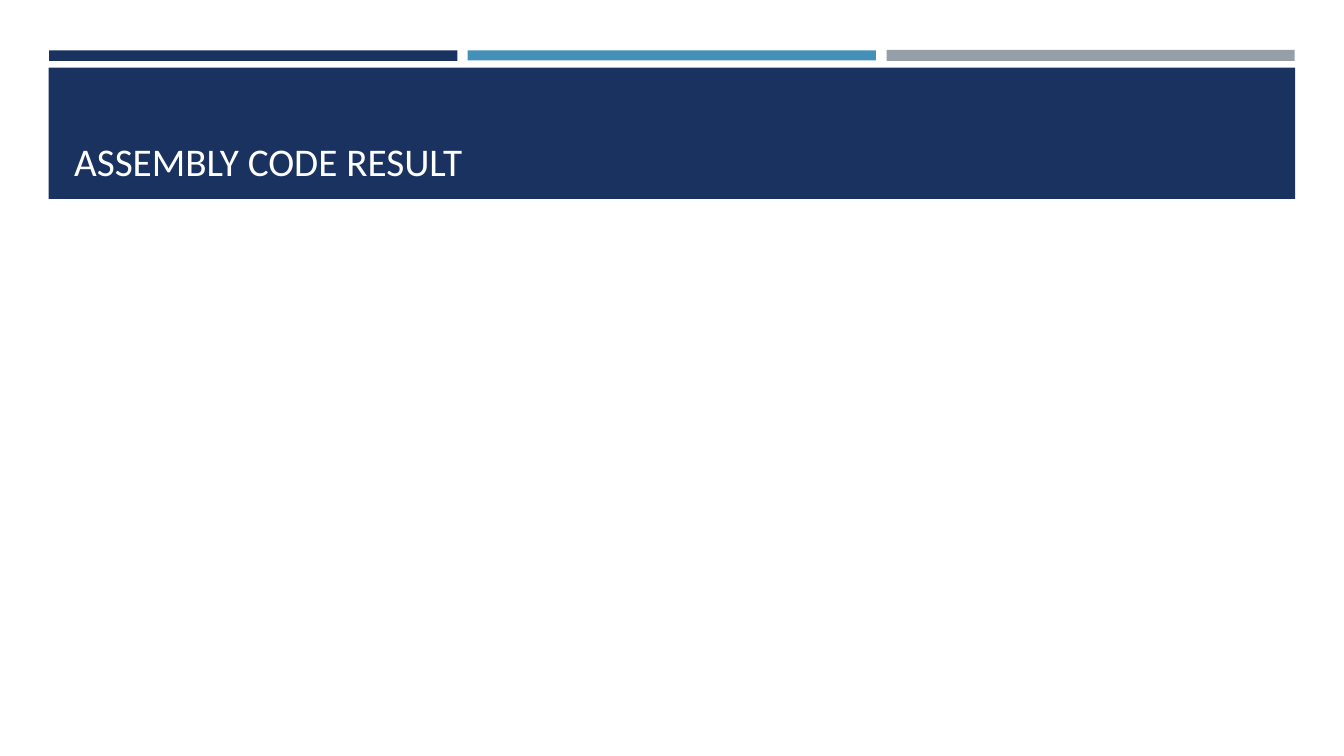
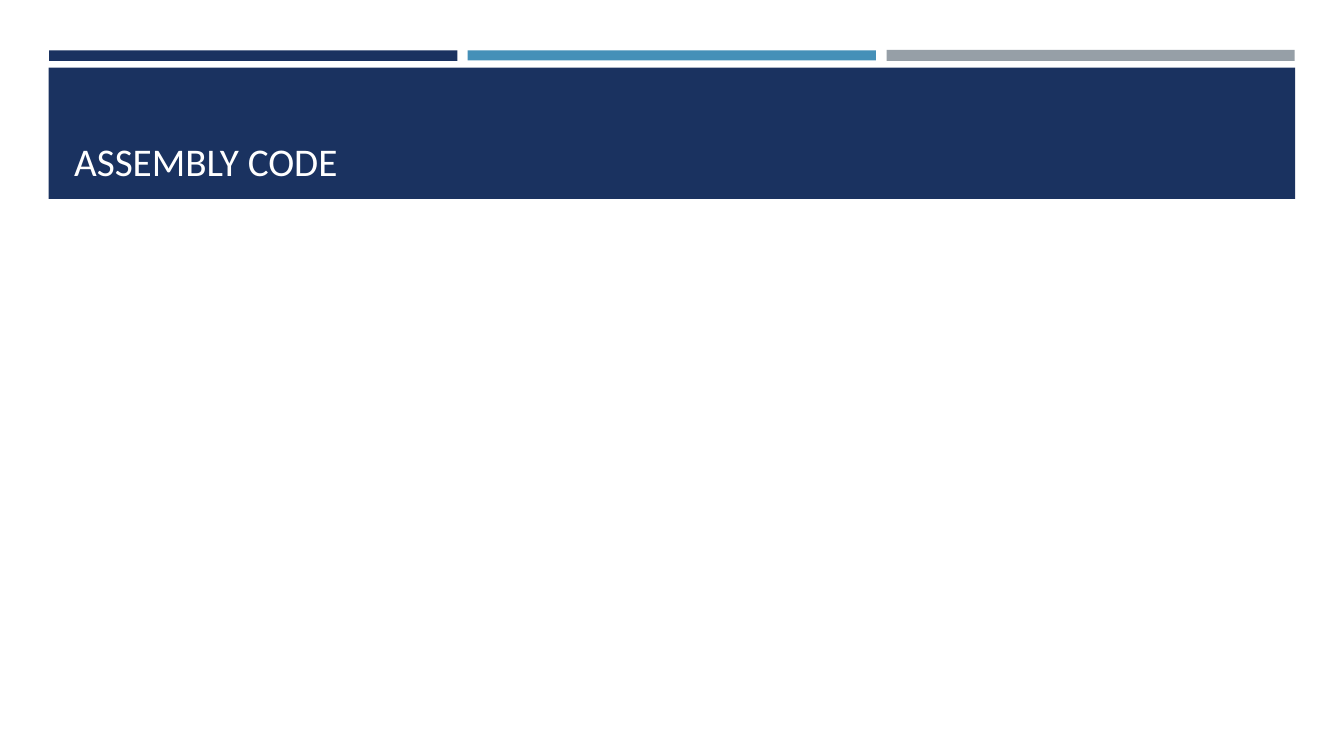
Before and after one commit to LisaJacklin/CS301_Project, a slide deck: slide 12 of CS301_ProjectPresentation.pptx (slide 5 before the commit). Drawn at 1344x756 pixels with LibreOffice and Linux fonts; fonts in the diff are those of the drawing. Boxes give left, top, right and bottom in pixels: in the first picture for what was removed or moved away, otherwise in the second. Text is boxed around its words. In the diff, an @@ line names an element or a change of style, - is before the commit and + after.

```diff
--- a/CS301_ProjectPresentation.pptx
+++ b/CS301_ProjectPresentation.pptx
@@ title at <box>74,150,338,177</box>: text changed @@
-ASSEMBLY CODE RESULT
+ASSEMBLY CODE
```
Also in this commit, not shown: 2 other slides changed, 9 slides added, 2 slides removed, 2 other files.
